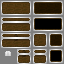
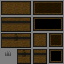
Layers edited between the first and the second 64px x 64px image:
hid group "Overlay" (5 layers) over [left=1, top=1, right=63, bottom=64]
